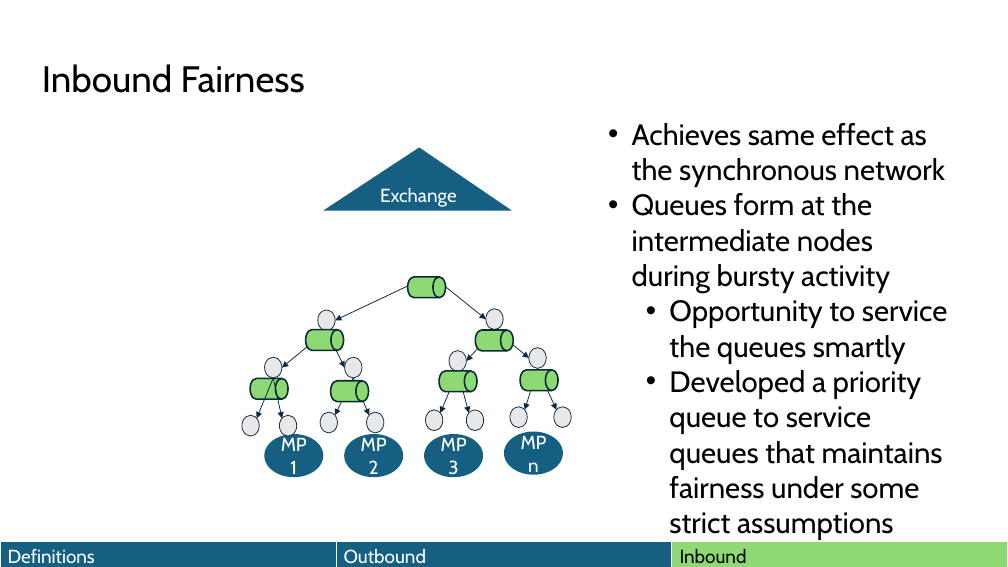
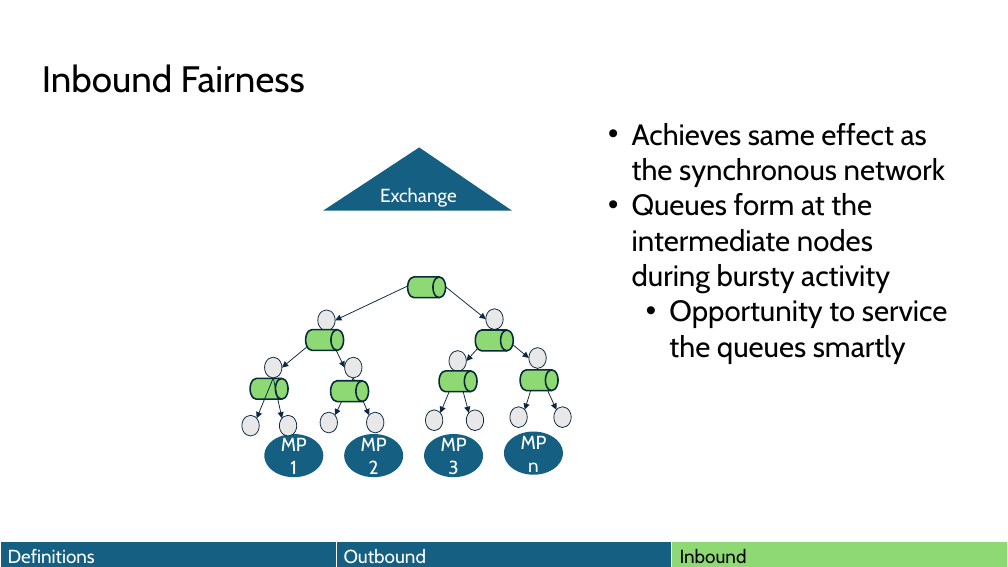
Before and after one commit to HaseebLUMS/Onyx-Presentation, a slide deck: slide 94 of thesis-latency-fairness.pptx. Drawn at 1008x567 pixels with LibreOffice and Linux fonts; fonts in the diff are those of the drawing. Boxes give left, top, right and bottom in pixels: in the first picture for what was removed or moved away, otherwise in the second. Text is boxed around its words. In the diff, an @@ line names an element or a change of style, - is before the commit and + after.

```diff
--- a/thesis-latency-fairness.pptx
+++ b/thesis-latency-fairness.pptx
@@ text at bbox=[669, 370, 943, 540]: paragraph removed @@
-  • Developed a priority queue to service queues that maintains fairness under some strict assumptions
```
Also in this commit, not shown: 2 other slides changed.
